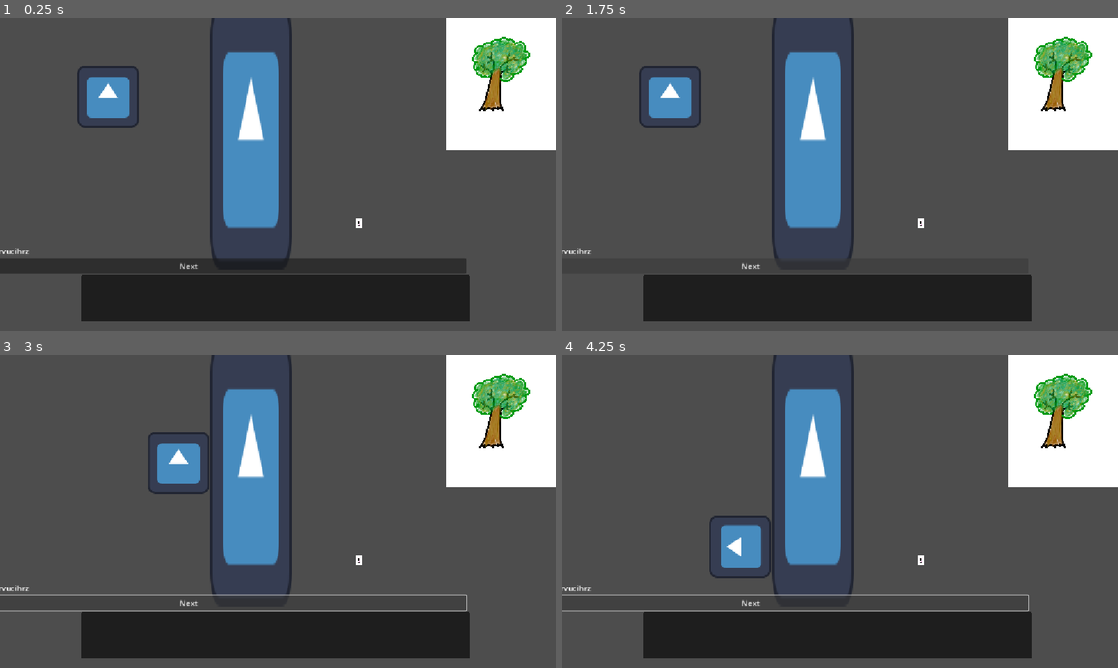
Above: before the commit, frames 1-4 (two rows, left to right).
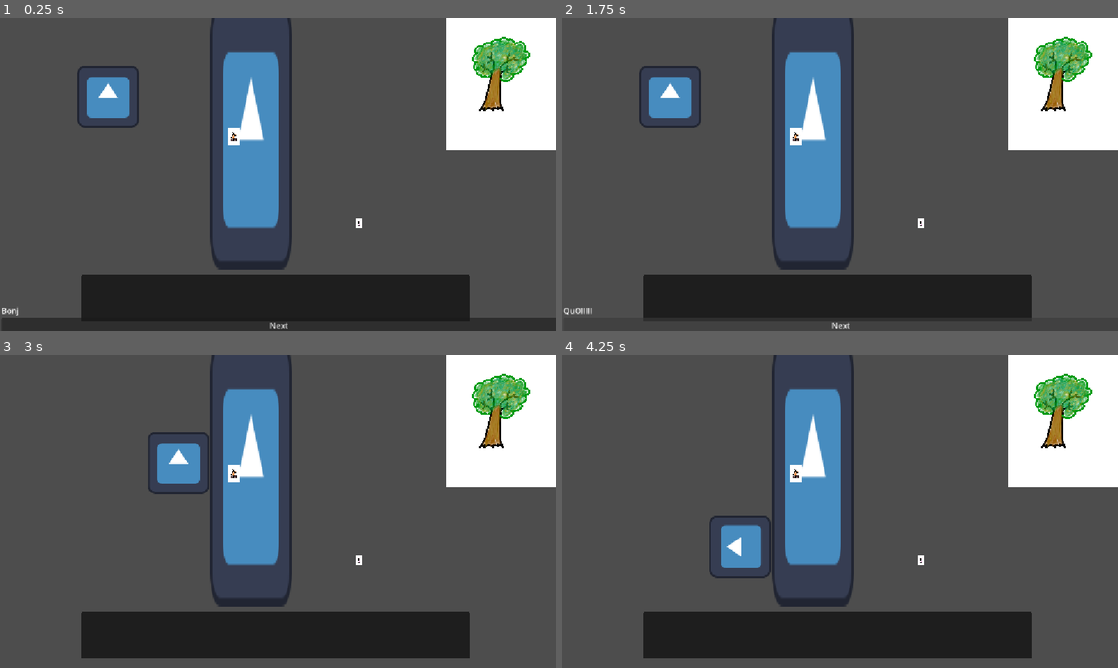
Above: after the commit, the same moments.

Repository: ygrecky/GameJam1
Game: Godot game, scene res://scenes/game.tscn
The game is run twice, just before and just after one commit, with the same random seed, the same clock (stepped at 60 frames per second) and the same inputs. The engine's default icon, where the game draws it, is replaced by a stand-in: a white triangle on a blue panel in a dark square.
Inputs:
- Up to frame 1 (0.25 s): no input
- Up to frame 2 (1.75 s): click "Next" at 0.5 s; click "Next" at 1.25 s
- Up to frame 3 (3 s): tap Enter at 2 s; hold Right (right) 2.03-2.78 s; hold 1 (Slot 1) 2.03-2.78 s; hold Down (down) from 2.78 s (still down); tap Space (action_1) at 2.85 s
- Up to frame 4 (4.25 s): release Down (down) at 3.53 s; hold Right (right) from 3.53 s (still down); hold 1 (Slot 1) from 3.53 s (still down)

The runs differ from the first frame. In frame 1, 7.1% of the frame differs, in the area x 0-100%, y 35-100%; in frame 2, 0.3%; in frame 3, 0.9%; in frame 4, 0.9%.
Error before the commit: Invalid call. Nonexistent function 'length' in base 'Array'. (res://scripts/boite_texte.gd:24)

Commit message:
fonctionnement (partiel) de la Bdd

Diff:
--- a/scenes/boite_texte.tscn
+++ b/scenes/boite_texte.tscn
@@ -20,10 +20,6 @@
 anchors_preset = 15
 anchor_right = 1.0
 anchor_bottom = 1.0
-offset_left = -187.0
-offset_top = -123.0
-offset_right = -187.0
-offset_bottom = -123.0
 grow_horizontal = 2
 grow_vertical = 2
 alignment = 2
--- a/scenes/pnj.tscn
+++ b/scenes/pnj.tscn
@@ -1,10 +1,18 @@
 [gd_scene format=3 uid="uid://c85teiosuenrx"]
+
+[ext_resource type="Texture2D" uid="uid://bfww10vqliay" path="res://assets/renard1.jpg" id="1_0yhv8"]
+[ext_resource type="Script" uid="uid://bbyw1y6o1di1w" path="res://scripts/pnj.gd" id="1_xg58l"]
+[ext_resource type="PackedScene" uid="uid://cs6uqe11x4rm3" path="res://scenes/boite_texte.tscn" id="2_3is8m"]
 
 [sub_resource type="RectangleShape2D" id="RectangleShape2D_ayuyq"]
 
 [node name="pnj" type="CharacterBody2D" unique_id=281381040]
+script = ExtResource("1_xg58l")
+text_box = ExtResource("2_3is8m")
 
 [node name="Sprite2D" type="Sprite2D" parent="." unique_id=1018718080]
+scale = Vector2(0.01, 0.01)
+texture = ExtResource("1_0yhv8")
 
-[node name="CollisionShape2D" type="CollisionShape2D" parent="Sprite2D" unique_id=1291735682]
+[node name="CollisionShape2D" type="CollisionShape2D" parent="." unique_id=1291735682]
 shape = SubResource("RectangleShape2D_ayuyq")
--- a/scripts/boite_texte.gd
+++ b/scripts/boite_texte.gd
@@ -12,6 +12,8 @@
 
 var text_number = 0
 var dialogue = []
+var speaker2 = ""
+var sprite2
 
 func open_window(dialogue): #ouvre la boite de dialogue
 	state.show()
@@ -21,7 +23,8 @@
 func Next() -> void: #passe d'un dialogue à un autre
 	text_number += 1
 
-	if text_number < dialogue.length():
+	if text_number < dialogue.size():
+
 		text.text = ""  #rafraichit la boite de dialogue
 		add_letters(dialogue[text_number],0,text_number) #la remplit
 
@@ -36,7 +39,7 @@
 		avancement += 1
 
 		if avancement != target.length():
-			get_tree().create_timer(0.05).timeout.connect(func() : add_letters(target,avancement + 1,version))
+			get_tree().create_timer(0.05).timeout.connect(func() : add_letters(target,avancement,version))
 
 
 
@@ -53,6 +56,8 @@
 func _ready() -> void:
 
 	open_window(dialogue)
+	speaker = name
+	sprite = sprite2
 
 
 
--- a/scripts/pnj.gd
+++ b/scripts/pnj.gd
@@ -1,17 +1,20 @@
 extends CharacterBody2D
-@export var TextBox: PackedScene
+@export var text_box: PackedScene
+var pnj_name = "Grand Maistre"
+var dialogue = ["Bonjour ","Comment vas tu?","QuOIIIIIIIIIIII","CIAO"]
 
-var dialogue = []
 
 
 func talk_to():
-	var bdd = TextBox.instantiate()
+	var bdd = text_box.instantiate()
 	bdd.dialogue = dialogue
+	bdd.speaker2 = pnj_name
+	bdd.sprite2 = $Sprite2D
 	get_tree().root.add_child.call_deferred(bdd)
 
 
 func _ready() -> void:
-	pass
+	talk_to()
 
 func _process(delta: float) -> void:
 	pass
